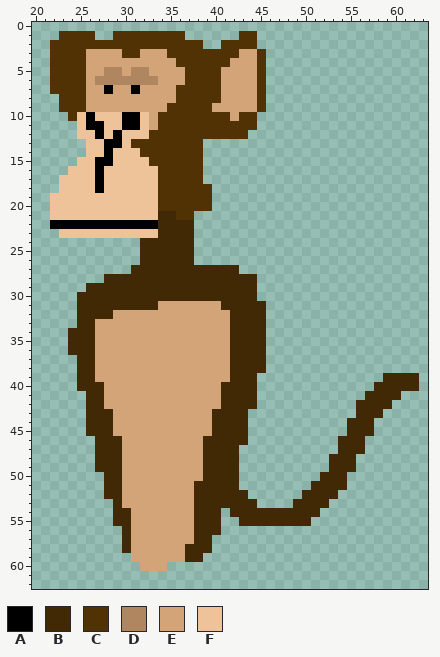
File history of a pixel-art sprite, src/main/resources/Sprites/BaseMonkeWalk1.png. That is the earlier state.
The file is 64x64 pixels. Colours within 5 levels of each other are drawn and written as one. Shown: x 20..63, y 0..62.
Palette (. is transparent): A #000000  B #412905  C #513205  D #af865f  E #d2a478  F #eec39a
And afterwards:
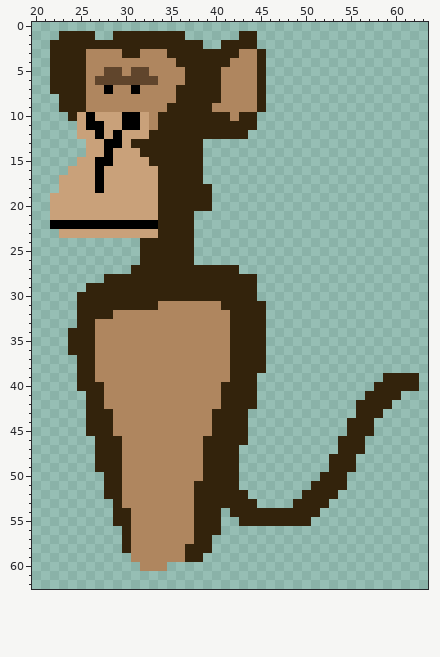
The exact change:
colour B: #412905 -> #33230c
colour D: #af865f -> #60452c
colour E: #d2a478 -> #af865f
colour F: #eec39a -> #c9a17a
Changed rows in their new state; - is a pixel that keeps its letter.
first column x 22:
 1 -BBBB--BBBBBBBB------BB-
 2 BBBBBBBBBBBBBBBBB--BBBB-
 3 BBBB----BB---BBBBBBBB--B
 4 BBBB----------BBBBBB---B
 5 BBBB-----------BBBB----B
 6 BBBB-----------BBBB----B
 7 BBBB----------BBBBB----B
 8 -BBB----------BBBBB----B
 9 -BBB---------BBBBB-----B
10 --B---------BBBBBBBB-BB-
11 ------------BBBBBBBBBBB-
12 -----------BBBBBBBBBBB--
13 ---------BBBBBBBB-------
14 ----------BBBBBBB-------
15 -----------BBBBBB-------
16 ------------BBBBB-------
17 ------------BBBBB-------
18 ------------BBBBBB------
19 ------------BBBBBB------
20 ------------BBBBBB------
21 --------------BB--------
